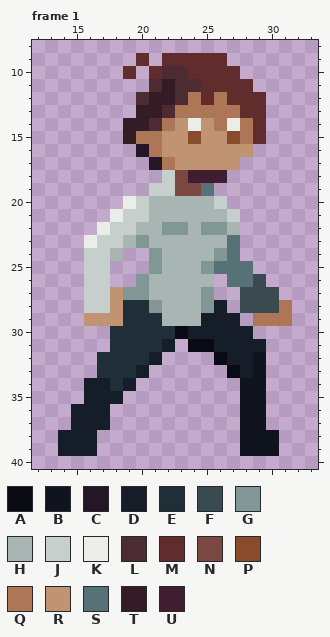
A pixel-art file gets an edit: TCP/Assets/Sprites/Player/spritesheet/Character Idle Rig 48x48.aseprite. Above is the file before it was changed.
48x48 pixels, 10 frames. Shown: frame 1: x 12..33, y 8..40. The commit also changed other frames, which this record leaves out.
Visible layers, top first: "Player/Head", "Player/Front Arm", "Player/Front Leg", "Player/Torso", "Player/Back arm", "Player/Back Leg", "BASE/Head", "BASE/Front Arm", "BASE/Front Leg", "BASE/Torso", "BASE/Back arm", "BASE/Back Leg".
Palette (. is transparent): A #090a14  B #10141f  C #241527  D #151d28  E #202e37  F #394a50  G #819796  H #a8b5b2  J #c7cfcc  K #ebede9  L #4d2b32  M #602c2c  N #7a4841  P #884b2b  Q #ad7757  R #c09473  S #577277  T #341c27  U #411d31
Pixels before, frame 1, first column x 14:
 9 ......M.MMMMM.....
10 .....M.MLLMMMM....
11 .......LTLLMMMM...
12 ......LTTLQMQMMM..
13 ......TTLQQQQQMM..
14 .....TTLQRKRQKQM..
15 .....TQQRRPRRPQM..
16 ......CQRRRRRRR...
17 .......CQRRRRR....
18 ........JNUUU.....
19 .......JJNNS......
20 .....KJHHHHHJ.....
21 ....KJJHHHHHHJ....
22 ...KJJHHGGHGGH....
23 ..KJJHGHHHHHHS....
24 ..JJH..GHHHHGS....
25 ..JJ...GHHHGSSS...
26 ..JJ..GHHHHH.SSF..
27 ..JJRGGHHHHG..FFF.
28 ..JJREEGHHHGD.FFFQ
29 ..RRREEEHHHDDD.QQQ
30 ....EEEEEADDDDD...
31 ....EEEED.AADDDD..
32 ...EEEED....ADDB..
33 ...EEED......ADB..
34 ..DDED........BB..
35 ..DDD.........BB..
36 .DDD..........BB..
37 .DDD..........BB..
38 DDD...........BBB.
39 DDD...........BBB.
After the commit:
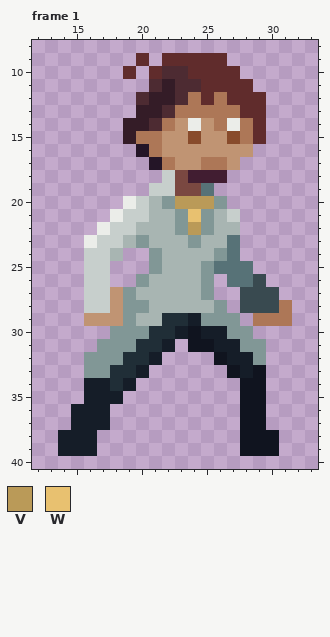
Colours new in this view: V #ba9a58  W #e8c170
The exact change:
Frame 1:
y 17: x 25..26 RR -> QQ
y 20: x 22..26 HHHHJ -> GVVVG
y 21: x 23..25 HHH -> GWG
y 22: x 22 G -> H; x 24 H -> V; x 26 G -> H
y 23: x 24 H -> G
y 26: x 25 H -> G
y 27: x 20 G -> H
y 28: x 19..21 EEG -> GGH; x 25..26 GD -> HG
y 29: x 19..27 EEEHHHDDD -> GHHEEDGGG
y 30: x 18..20 EEE -> GGG; x 23..24 AD -> DB; x 27..28 DD -> GG
y 31: x 17..19 .EE -> GGG; x 24..25 AA -> BB; x 28..29 DD -> GG
y 32: x 16..18 .EE -> GGG; x 26 A -> B; x 29 B -> G
y 33: x 16..17 .E -> GG; x 27 A -> B
